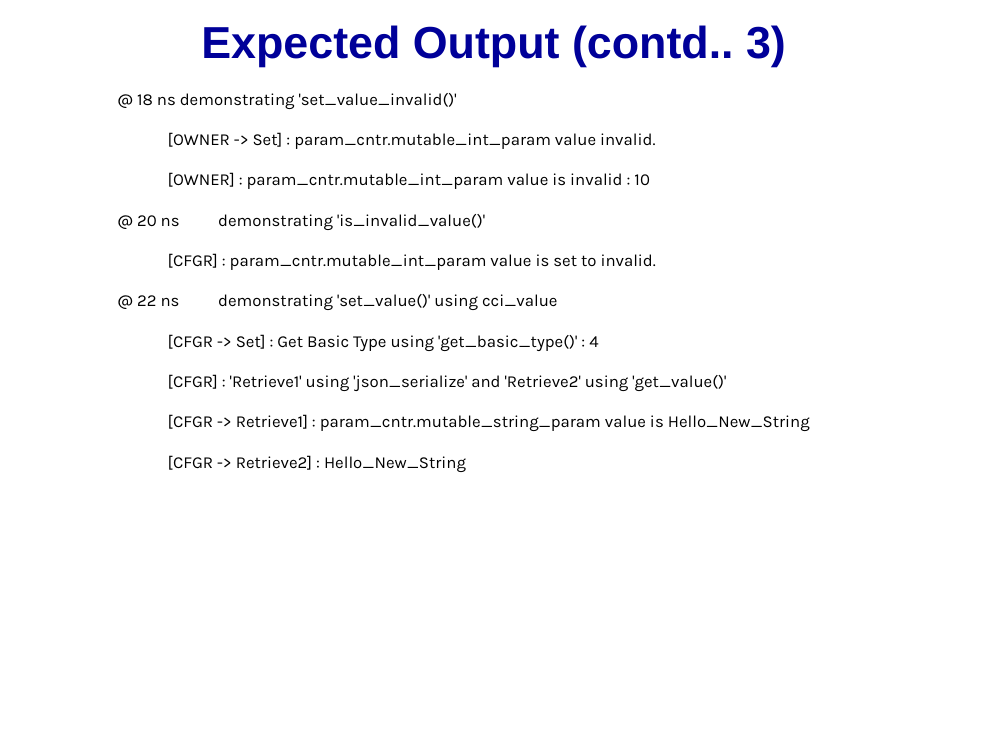
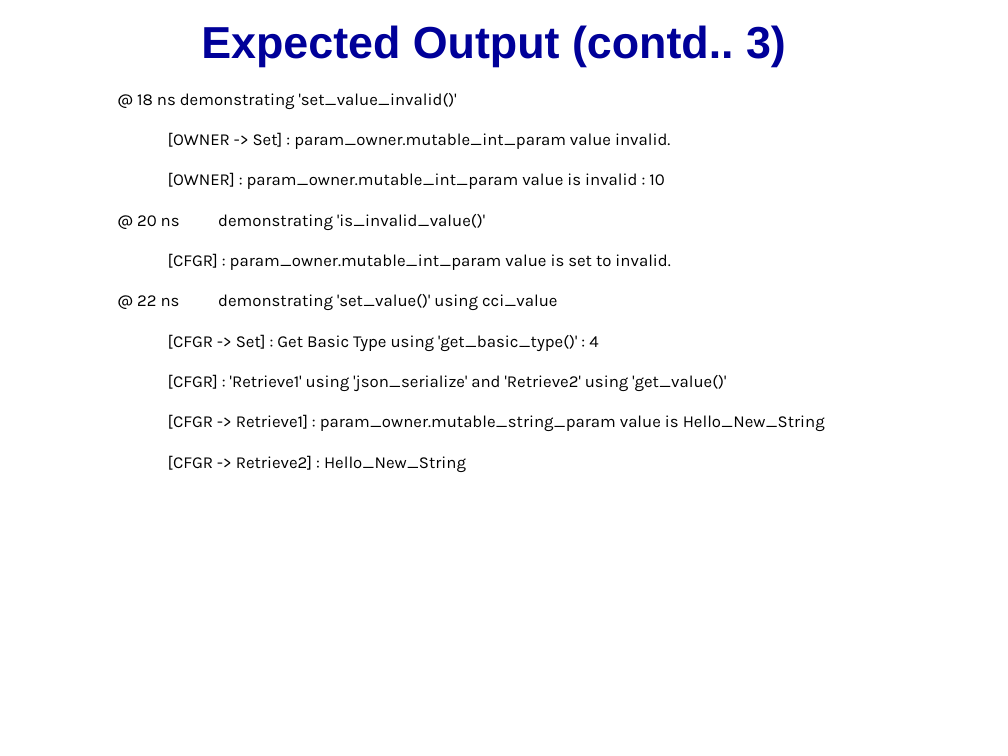
Before and after one commit to accellera-official/cci, a slide deck: slide 14 of examples/ex7_Parameter_Information/docs/ex7_Parameter_Information.ppt (slide 13 before the commit). Drawn at 1008x756 pixels with LibreOffice and Linux fonts; fonts in the diff are those of the drawing; background and template pictures are left out. Boxes give left, top, right and bottom in pixels: in the first picture for what was removed or moved away, otherwise in the second. Text is boxed around its words. In the diff, an @@ line names an element or a change of style, - is before the commit and + after.

Commit message:
Updated example#7 : Assigned initial value to the cci-parameter from within the 'sc_main' before the instantiation of the SC_MODULE(s); Re-arranged code a bit;  Read (local) README.txt for further details

```diff
--- a/examples/ex7_Parameter_Information/docs/ex7_Parameter_Information.ppt
+++ b/examples/ex7_Parameter_Information/docs/ex7_Parameter_Information.ppt
@@ text at (168, 132, 670, 189): text changed @@
-[OWNER -> Set] : param_cntr.mutable_int_param value invalid.
-[OWNER] : param_cntr.mutable_int_param value is invalid : 10
+[OWNER -> Set] : param_owner.mutable_int_param value invalid.
+[OWNER] : param_owner.mutable_int_param value is invalid : 10
@@ text at (168, 253, 670, 270): text changed @@
-[CFGR] : param_cntr.mutable_int_param value is set to invalid.
+[CFGR] : param_owner.mutable_int_param value is set to invalid.
@@ text at (168, 414, 825, 431): text changed @@
-[CFGR -> Retrieve1] : param_cntr.mutable_string_param value is Hello_New_String
+[CFGR -> Retrieve1] : param_owner.mutable_string_param value is Hello_New_String
```
Also in this commit, not shown: 12 other slides changed, 1 slide added, 5 other files.
